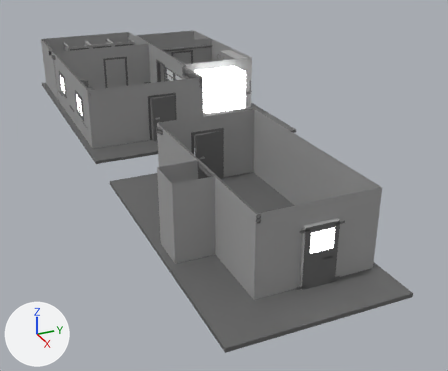
An edit to the Blender file Scenes/Kitchen/kitchen.blend, drawn before and after from the same camera.
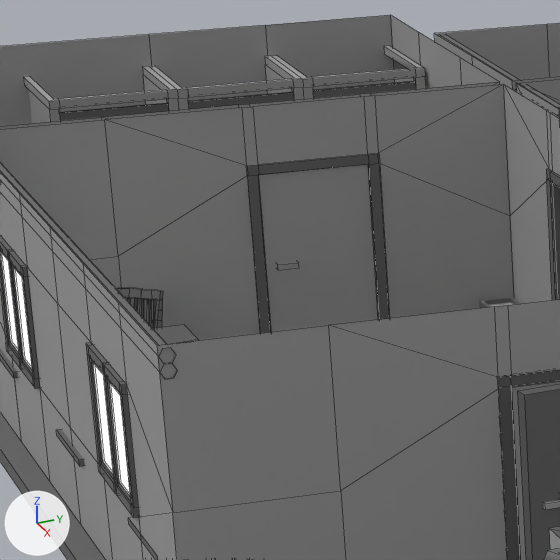
Old and new are each drawn whole from a 50 mm camera at (40.06, -12.9, 15.01) aimed at (5.38, 2.7, -2.32) and again close up on the part from 13% to 35% of the width and 8% to 35% of the height. The lights are fixed; the arrows at lower left show +X, +Y and +Z. The last two pictures show the newer version. The close-ups show mesh edges as thin lines.

The first close-up shows 'doors', 'floor', 'pipes', 'seats', 'toilet_door', 'toilet_door.001', 'toilet_door_active', 'toilet_doors', 'walls', 'windows' and 1 more.
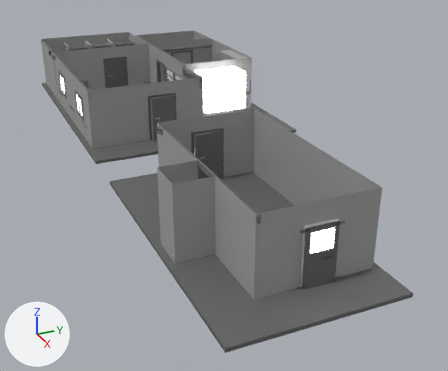
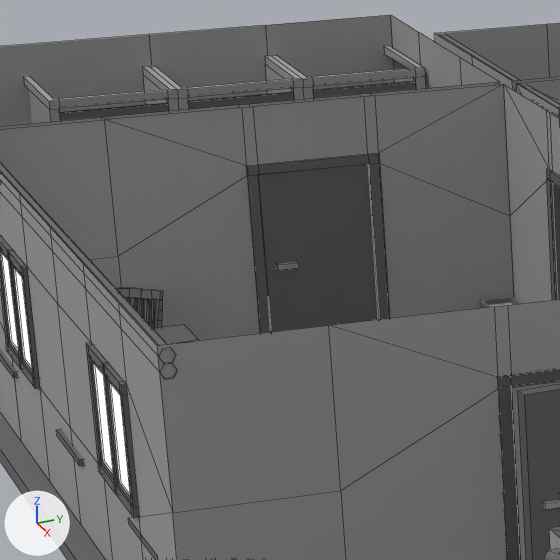
Pixel boxes (x1, y1, x2, y2) of what changed, in the close-ups (560 x 560 px):
'doors', reshaped: before (518, 384, 560, 560); after (259, 165, 560, 560)
part 1 of me_cube_108, deleted: before (259, 165, 378, 332)
part 2 of me_cube_026, added: after (259, 165, 378, 332)
part 3 of me_cube_026, added: after (277, 262, 299, 270)

The change in detail:
me_cube_026 is used by ob_doors; location (0.0, 0.0, 0.0).
me_cube_026 had 102 vertices, 72 faces and spanned x -11.3..21.2, y -1.0..6.9, z 0.0..3.0.
me_cube_026 now has 118 vertices, 80 faces and spans x -11.3..21.2, y -1.0..6.9, z 0.0..3.0.
me_cube_026 part 2: the loose piece of 4 vertices spanning x -11.0, y 5.2..6.9, z 0.0..3.0 is copied, and the copy is moved by (0.0, -6.0, 0.0), in mat_accent (dark grey #666666); it spans x -11.0, y -0.8..0.9, z 0.0..3.0.
me_cube_026 part 3: a new loose piece, a box spanning x -11.259..-10.941, y -0.609..-0.29, z 1.561..1.639, in mat_base (grey #a3a3a3).
Other edits to the shape of me_cube_026 do not show in these pictures.
me_cube_108 is used by ob_walls; location (0.0, 0.0, 0.0).
Verts and faces of me_cube_108; kept vertices keep their numbers, new ones are numbered from 473.
Before the commit, vertices of me_cube_108: 235 (-11.2, 0.9, 0.0), 236 (-11.2, -0.8, 0.0), 237 (-11.0, -0.8, 0.0), 238 (-11.0, 0.9, 0.0), 275 (-11.2, -0.8, 3.0).
Before the commit, vertices of me_cube_108: 276 (-11.2, 0.9, 3.0), 277 (-11.0, -0.8, 3.0) at pixel (258, 174), 278 (-11.0, 0.9, 3.0) at pixel (368, 163).
me_cube_108 had 473 vertices, 364 faces and spanned x -17.0..21.2, y -5.0..8.9, z 0.0..4.0.
me_cube_108 now has 465 vertices, 356 faces and spans x -17.0..21.2, y -5.0..8.9, z 0.0..4.0.
Part 1, on me_cube_108:
Faces deleted: (235, 236, 275, 276), (237, 238, 278, 277).
Other edits to the shape of me_cube_108 do not show in these pictures.
